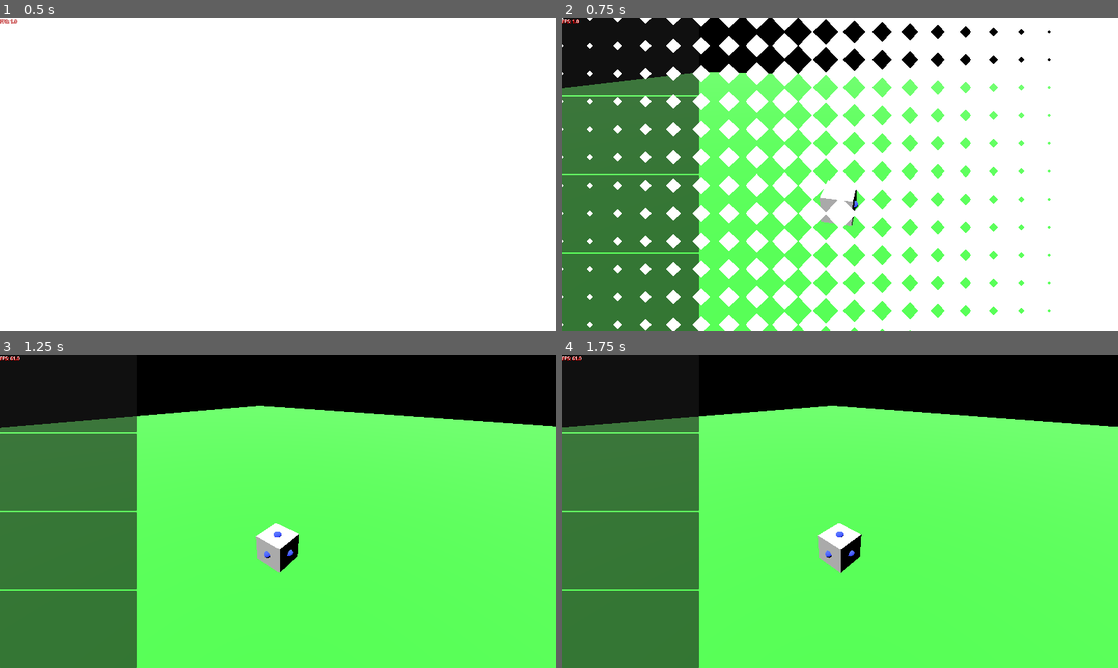
Above: before the commit, frames 1-4 (two rows, left to right).
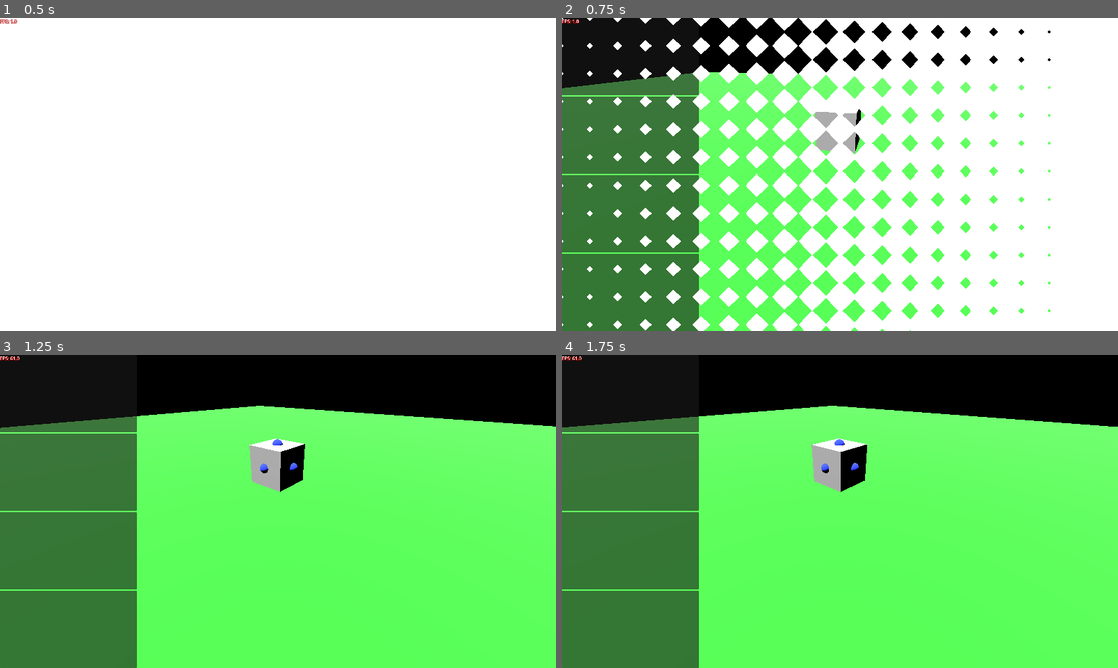
Above: after the commit, the same moments.

Repository: SuperGoon97/CAPJam2025
Game: Godot game, scene res://Scenes/Core/GameCore/game_core.tscn
Two runs of this game, one before a commit and one after it. Both use one fixed random seed, a clock stepped at 60 frames per second and the inputs below. The engine's default icon, where the game draws it, is replaced by a stand-in: a white triangle on a blue panel in a dark square.
Inputs (mouse positions are in pixels of both pictures, inside the frame that each line leads up to):
- Up to frame 1 (0.5 s): no input
- Up to frame 2 (0.75 s): move the mouse to (962, 158) at 0.52 s; hold Right (Right) from 0.53 s (still down); click (962, 158) at 0.67 s
- Up to frame 3 (1.25 s): keep holding Right (Right)
- Up to frame 4 (1.75 s): move the mouse to (728, 527) at 1.27 s; release Right (Right) at 1.28 s; hold Down (Down) from 1.28 s (still down); click (728, 527) at 1.42 s

Frame 1 is identical in both runs. In frame 2, 0.9% of the frame differs, in the area x 45-54%, y 27-67%; in frame 3, 2.2%; in frame 4, 2.2%, in the area x 44-55%, y 26-70%.

Commit message:
bits and bobs

Diff:
--- /dev/null
+++ b/template/Assets/Materials/thruster_material.tres
@@ -0,0 +1,4 @@
+[gd_resource type="StandardMaterial3D" format=3 uid="uid://ce2t062ttaiji"]
+
+[resource]
+albedo_color = Color(0.9843137, 0, 0, 1)
--- a/template/Scenes/GameScenes/LevelScene/game_scene_3d.tscn
+++ b/template/Scenes/GameScenes/LevelScene/game_scene_3d.tscn
@@ -58,5 +58,4 @@
 _layer = 4
 
 [node name="RocketBase" parent="." groups=["ShipRoot"] instance=ExtResource("6_t0qif")]
-transform = Transform3D(1, 0, 0, 0, 1, 0, 0, 0, 1, -0.014885187, 1.1631131, -0.00085929036)
-script = null
+transform = Transform3D(1, 0, 0, 0, 1, 0, 0, 0, 1, -0.014885187, 3.4971278, -0.00085929036)
--- a/template/Scenes/GameScenes/RocketScenes/rocket_base.tscn
+++ b/template/Scenes/GameScenes/RocketScenes/rocket_base.tscn
@@ -7,6 +7,9 @@
 [sub_resource type="BoxMesh" id="BoxMesh_dudsn"]
 
 [node name="RocketBase" type="RigidBody3D"]
+mass = 0.5
+center_of_mass_mode = 1
+angular_damp = 10.0
 script = ExtResource("1_dudsn")
 
 [node name="RocketCollisionShape" type="CollisionShape3D" parent="."]
--- a/template/Scenes/GameScenes/RocketScenes/rocket_body_test.tscn
+++ b/template/Scenes/GameScenes/RocketScenes/rocket_body_test.tscn
@@ -4,6 +4,8 @@
 [ext_resource type="PackedScene" uid="uid://blrbcw6akeaon" path="res://Scenes/GameScenes/RocketScenes/rocket_socket_point.tscn" id="2_xcyed"]
 
 [node name="RocketBase" instance=ExtResource("1_v2ct2")]
+mass = 2.0
+freeze = true
 
 [node name="RocketSocketPoint" parent="." index="2" instance=ExtResource("2_xcyed")]
 transform = Transform3D(1, 0, 0, 0, 1, 0, 0, 0, 1, 0, 0, 0.4955498)
--- /dev/null
+++ b/template/Scenes/GameScenes/RocketScenes/rocket_thruster_base_test.tscn
@@ -0,0 +1,19 @@
+[gd_scene load_steps=5 format=3 uid="uid://dmyo2kmsqpooe"]
+
+[ext_resource type="PackedScene" uid="uid://vi51gqxss6t" path="res://Scenes/GameScenes/RocketScenes/rocket_base.tscn" id="1_egyx3"]
+[ext_resource type="Material" uid="uid://ce2t062ttaiji" path="res://Assets/Materials/thruster_material.tres" id="2_o568j"]
+[ext_resource type="Script" uid="uid://brc0amh3blr0r" path="res://Scripts/Game/Rocket/rocket_thruster.gd" id="2_tertj"]
+[ext_resource type="PackedScene" uid="uid://blrbcw6akeaon" path="res://Scenes/GameScenes/RocketScenes/rocket_socket_point.tscn" id="3_vihcf"]
+
+[node name="RocketThrusterBaseTest" instance=ExtResource("1_egyx3")]
+script = ExtResource("2_tertj")
+thrust_force = 500.0
+
+[node name="MeshInstance3D" parent="." index="1"]
+material_override = ExtResource("2_o568j")
+
+[node name="RocketSocketPoint" parent="." index="2" instance=ExtResource("3_vihcf")]
+transform = Transform3D(1, 0, 0, 0, 1, 0, 0, 0, 1, 0, 0.50803, 0)
+
+[node name="ThrustPoint" type="Node3D" parent="." index="3"]
+transform = Transform3D(1, 0, 0, 0, 1, 0, 0, 0, 1, 0, -0.77730733, 0)
--- a/template/Scripts/Class/Bus/signal_bus.gd
+++ b/template/Scripts/Class/Bus/signal_bus.gd
@@ -13,3 +13,9 @@
 signal rocket_part_added
 @warning_ignore("unused_signal")
 signal player_right_click
+@warning_ignore("unused_signal")
+signal rocket_launch
+@warning_ignore("unused_signal")
+signal physics_enabled
+@warning_ignore("unused_signal")
+signal score_changed(new_score:int)
--- a/template/Scripts/Class/Managers/Sub Managers/build_manager.gd
+++ b/template/Scripts/Class/Managers/Sub Managers/build_manager.gd
@@ -11,7 +11,10 @@
 		current_score += value - max_score
 		max_score = value
 
-var current_score:int
+var current_score:int:
+	set(value):
+		current_score = value
+		GVar.signal_bus.score_changed.emit(current_score)
 
 func _game_ready():
 	GVar.signal_bus.mouse_entered_socket.connect(mouse_over_socket)
--- a/template/Scripts/Class/Managers/Sub Managers/input_manager.gd
+++ b/template/Scripts/Class/Managers/Sub Managers/input_manager.gd
@@ -7,3 +7,6 @@
 func _input(event: InputEvent) -> void:
 	if event is InputEventMouseButton and event.is_pressed() and event.button_index == MOUSE_BUTTON_RIGHT:
 		GVar.signal_bus.player_right_click.emit()
+		print("rclick")
+		GVar.signal_bus.physics_enabled.emit()
+		GVar.signal_bus.rocket_launch.emit()
--- a/template/Scripts/Game/Rocket/rocket_base.gd
+++ b/template/Scripts/Game/Rocket/rocket_base.gd
@@ -6,18 +6,25 @@
 @onready var rocket_collision_shape: CollisionShape3D = $RocketCollisionShape
 
 func _ready() -> void:
-	gravity_scale = 0.0
+	if !GVar.signal_bus:
+		await GVar.scene_manager.game_ready
+	GVar.signal_bus.physics_enabled.connect(unfreeze)
 
 func setup(new_parent:RigidBody3D,new_attached_socket:RocketSocketPoint):
 	_parent = new_parent
 	_attached_socket = new_attached_socket
 	var direction_vec:Vector3 = Vector3(_attached_socket.global_position - _parent.global_position).normalized().round()
 	var half_rocket_bounds:Vector3 = rocket_collision_shape.shape.size
-	var position_mod = direction_vec * half_rocket_bounds
+	var position_mod:Vector3 = (direction_vec * half_rocket_bounds * 1.01)
 	global_position = _parent.global_position + position_mod
 
-	var new_joint:PinJoint3D = PinJoint3D.new()
+	var new_joint:Generic6DOFJoint3D = Generic6DOFJoint3D.new()
 	add_child(new_joint)
+	new_joint.exclude_nodes_from_collision = false
+	#new_joint.set_param(PinJoint3D.PARAM_BIAS,0.8)
 	new_joint.global_position = _attached_socket.global_position
 	new_joint.node_a = self.get_path()
 	new_joint.node_b = _parent.get_path()
+
+func unfreeze():
+	set_deferred("freeze",false)
--- /dev/null
+++ b/template/Scripts/Game/Rocket/rocket_thruster.gd
@@ -0,0 +1,19 @@
+class_name RocketThurster extends RocketBase
+
+@onready var thrust_point: Node3D = $ThrustPoint
+
+@export var thrust_force:float = 1000.0
+var _do_thrust:bool = false
+
+func _ready() -> void:
+	super()
+	GVar.signal_bus.rocket_launch.connect(rocket_launch)
+
+func _physics_process(delta: float) -> void:
+	if _do_thrust:
+		print(basis.y)
+		apply_force(basis.y * thrust_force * delta,thrust_point.global_position)
+
+func rocket_launch():
+	_do_thrust = true
+	pass
--- a/template/Scripts/Resources/GameResources/ShipResources/rocket_part_body_test.tres
+++ b/template/Scripts/Resources/GameResources/ShipResources/rocket_part_body_test.tres
@@ -1,11 +1,11 @@
-[gd_resource type="Resource" script_class="ShipPartResource" load_steps=3 format=3 uid="uid://cpujqdhgm87q3"]
+[gd_resource type="Resource" script_class="RocketPartResource" load_steps=3 format=3 uid="uid://cpujqdhgm87q3"]
 
 [ext_resource type="Texture2D" uid="uid://dfyxl620sdqqm" path="res://Assets/Sprites/icon.svg" id="1_hkdpw"]
 [ext_resource type="Script" uid="uid://b4ynbiek7cbdq" path="res://Scripts/Resources/GameResources/ShipResources/rocket_part_resource.gd" id="1_wrjdc"]
 
 [resource]
 script = ExtResource("1_wrjdc")
-scene_path_string = "res://Scenes/GameScenes/RocketScenes/rocket_body_test.tscn"
+scene_path_string = "res://Scenes/GameScenes/RocketScenes/rocket_thruster_base_test.tscn"
 icon = ExtResource("1_hkdpw")
 cost = 100
 metadata/_custom_type_script = "uid://b4ynbiek7cbdq"
Not shown, added: template/Scripts/Game/Rocket/rocket_thruster.gd.uid
